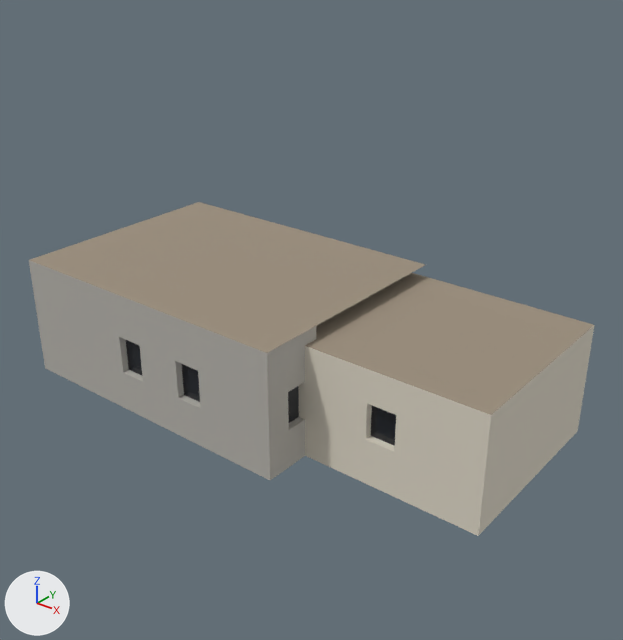
Renders of the glTF model game/assets/modelle/schmied_innen.glb from each side of a commit.
The view is the same before and after, from a 50 mm camera at (17.84, -18.01, 14.09) aimed at (3.78, -0.44, 3.2). Every picture has the same lights, and +X, +Y and +Z are marked at lower left. The first picture is the older version. Where no turn or scale is listed for an object, it has been applied to the vertices. Vertices at exactly the same position are counted once.

The first picture shows 'Decke_Lager', 'Decke_Werk', 'Raum_Lager', 'Raum_Werk'.
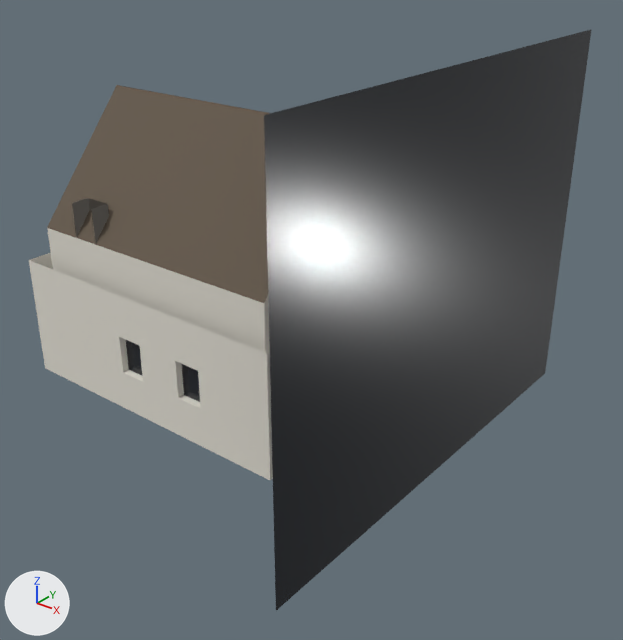
The change, as a diff of the scene's bpy script:
```diff
--- a/game/assets/modelle/schmied_innen.glb.py
+++ b/game/assets/modelle/schmied_innen.glb.py
@@ me_raum_lager @@
-me_raum_lager.from_pydata(...)  # 688 vertices, 494 faces; spans x 4.5..10.5, y -2.25..3.75, z 0.0..3.5
+me_raum_lager.from_pydata(...)  # 1038 vertices, 728 faces; spans x -5.0..5.0, y -3.25..3.25, z 3.6..8.82
+# me_raum_lager part 1: 112 loose pieces with 634 vertices, spanning x 4.98..10.02, y -2.03..3.53, z 0.0..3.2, are deleted
+# me_raum_lager part 2: 54 vertices removed from x 4.5..10.5, y -2.25..3.75, z 0.0..3.5; 1038 vertices added at x -5.0..5.0, y -3.25..3.25, z 3.6..8.82
 me_raum_lager.materials.append(mat_fenster)
@@ me_raum_lager @@
 me_raum_lager.materials.append(mat_farben)
+me_raum_lager.materials.append(mat_hausfarbe)
@@ me_decke_lager @@
-me_decke_lager.from_pydata(...)  # 112 vertices, 66 faces; spans x 4.5..10.5, y -2.25..3.75, z 2.94..3.5
+me_decke_lager.from_pydata(...)  # 794 vertices, 476 faces; spans x -4.5..4.5, y -3.25..3.25, z 4.77..8.83
+# me_decke_lager part 3: 794 vertices added at x -4.5..4.5, y -3.25..3.25, z 4.77..8.83
+# me_decke_lager part 4: 112 vertices removed from x 4.5..10.5, y -2.25..3.75, z 2.94..3.5
 me_decke_lager.materials.append(mat_farben)
@@ me_raum_werk @@
-me_raum_werk.from_pydata(...)  # 2241 vertices, 1388 faces; spans x -5.0..5.0, y -3.75..3.75, z -0.02..3.9
+me_raum_werk.from_pydata(...)  # 1479 vertices, 1298 faces; spans x -5.0..5.0, y -3.75..3.75, z -0.02..3.9
+# me_raum_werk part 5: 46 vertices removed from x -4.5..5.0, y -3.25..3.75, z 0.0..3.9; 948 vertices added at x -4.5..5.0, y -3.25..3.75, z 0.0..3.9
+# me_raum_werk part 6: 118 kept faces spanning x -5.0..5.0, y -3.75..3.75, z 0.0..3.9 get new vertex colours; the middle colour goes from grey #b6b3ac to white #e7e3d8
+# other edits to the shape of me_raum_werk do not show in these pictures
 me_raum_werk.materials.append(mat_fenster)
@@ me_decke_werk @@
-me_decke_werk.from_pydata(...)  # 164 vertices, 100 faces; spans x -5.0..5.0, y -3.75..3.75, z 3.34..3.9
+me_decke_werk.from_pydata(...)  # 484 vertices, 278 faces; spans x -4.5..4.5, y -3.25..3.25, z 3.34..3.65
+# me_decke_werk part 7: the loose piece of 4 vertices spanning x -5.0..5.0, y -3.75..3.75, z 3.9 is rebuilt with 18 vertices and now spans x -4.5..4.5, y -3.25..3.25, z 3.62
+# other edits to the shape of me_decke_werk do not show in these pictures
 me_decke_werk.materials.append(mat_farben)
@@ me_stufe3 @@
-me_stufe3.from_pydata(...)  # 775 vertices, 908 faces; spans x -4.45..4.49, y -3.25..3.19, z -0.01..3.6
+me_stufe3.from_pydata(...)  # 5794 vertices, 3554 faces; spans x -4.5..4.5, y -3.25..3.25, z -0.01..6.05
+# me_stufe3 part 8: 5019 vertices added at x -4.5..4.5, y -3.25..3.25, z -0.01..6.05
 me_stufe3.materials.append(mat_eisen)
@@ me_himmel_lager @@
+me_himmel_lager.from_pydata([(8.0, -7.0, 10.82), (8.0, 7.0, 10.82), (8.0, 7.0, -0.35), (8.0, -7.0, -0.35)], [], [(0, 1, 2), (0, 2, 3)])
+me_himmel_lager.materials.append(mat_fenster_001)  # black #171c24
@@ ob_himmel_lager @@
+ob_himmel_lager = bpy.data.objects.new('Himmel_Lager', me_himmel_lager)
+ob_himmel_lager.location = (0.0, 0.0, 0.0)
```

Where the change shows, as pixel boxes [x1, y1, x2, y2] in the pictures (623 x 640 px):
'Himmel_Lager', added: after [264, 29, 592, 610]
'Decke_Lager', reshaped: before [305, 273, 594, 415]; after [47, 85, 270, 303]
'Raum_Lager', reshaped: before [298, 326, 594, 536]; after [47, 228, 270, 351]
'Stufe3', reshaped (not visible before): after [72, 198, 109, 244]
part 1 of me_raum_lager, deleted: before [371, 406, 396, 446]
part 2 of me_raum_lager, reshaped: before [298, 326, 594, 536]; after [47, 228, 270, 351]
part 3 of me_decke_lager, added: after [47, 85, 270, 303]
part 4 of me_decke_lager, deleted: before [305, 273, 594, 415]
part 5 of me_raum_werk, built on (mostly hidden): before [309, 274, 409, 343]
part 6 of me_raum_werk, recoloured (grey to white): before [29, 260, 309, 480]; after [29, 253, 273, 480]
part 7 of me_decke_werk, rebuilt (not visible afterwards): before [30, 202, 425, 353]
